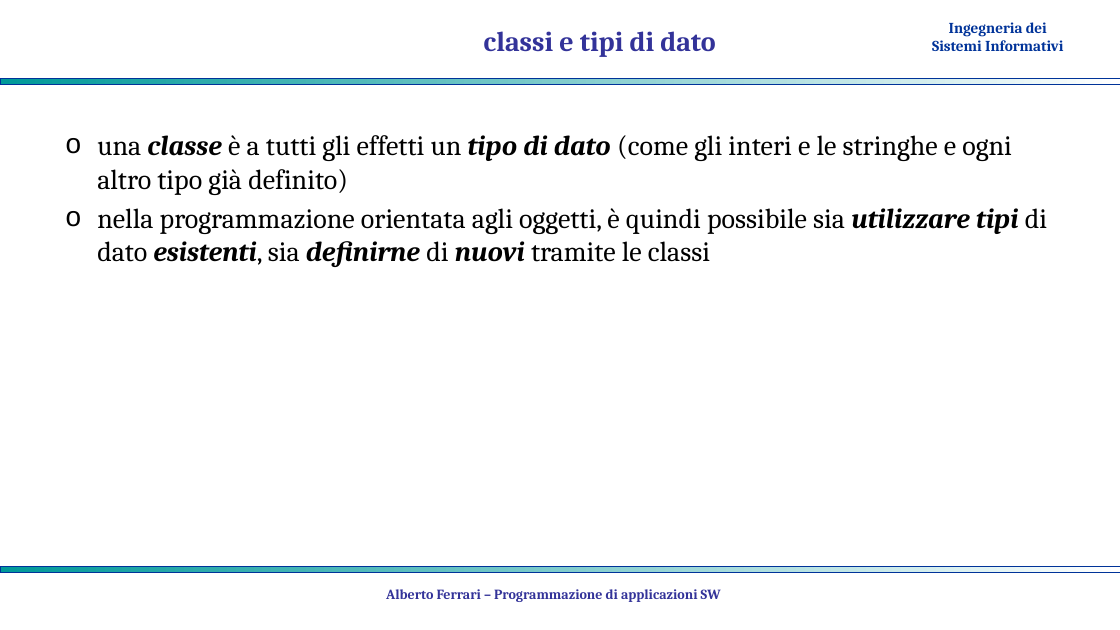
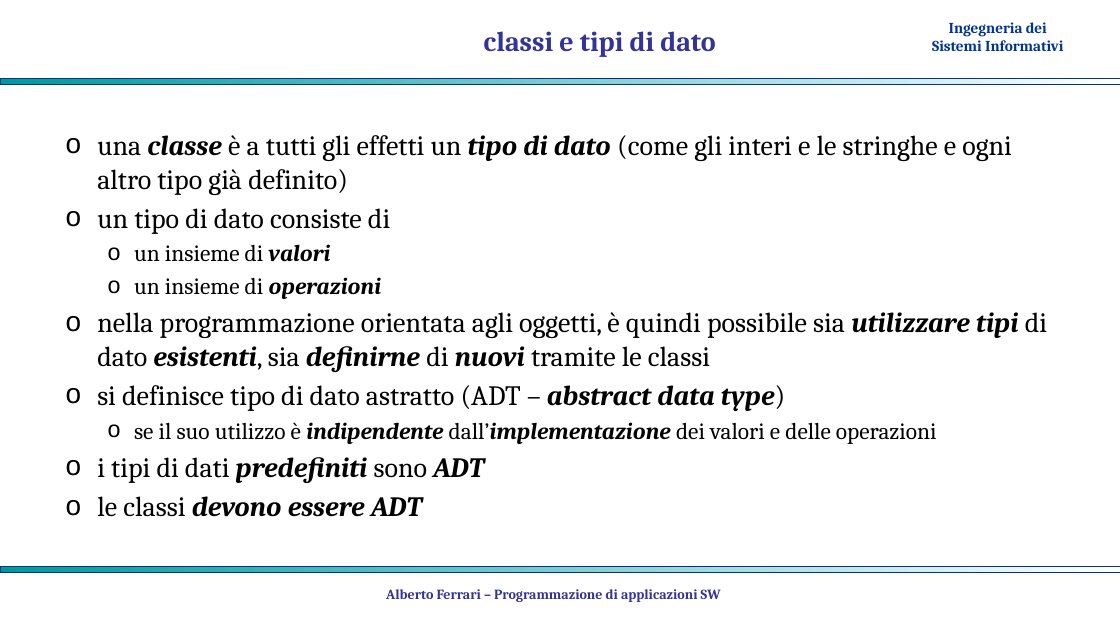
Before and after one commit to albertoferrari/pasw, a slide deck: slide 7 of lezioni/PASW04 - object oriented programming.pptx. Drawn at 1120x630 pixels with LibreOffice and Linux fonts; fonts in the diff are those of the drawing; background and template pictures are left out. Boxes give left, top, right and bottom in pixels: in the first picture for what was removed or moved away, otherwise in the second. Text is boxed around its words. In the diff, an @@ line names an element or a change of style, - is before the commit and + after.

```diff
--- a/lezioni/PASW04 - object oriented programming.pptx
+++ b/lezioni/PASW04 - object oriented programming.pptx
@@ text at [97, 208, 390, 299]: paragraphs added @@
+o un tipo di dato consiste di
+  o un insieme di valori
+  o un insieme di operazioni
@@ text at [97, 385, 937, 517]: paragraphs added @@
+o si definisce tipo di dato astratto (ADT – abstract data type)
+  o se il suo utilizzo è indipendente dall’implementazione dei valori e delle operazioni
+o i tipi di dati predefiniti sono ADT
+o le classi devono essere ADT
```
Also in this commit, not shown: 1 other slide changed, 3 slides added, 1 other file.
